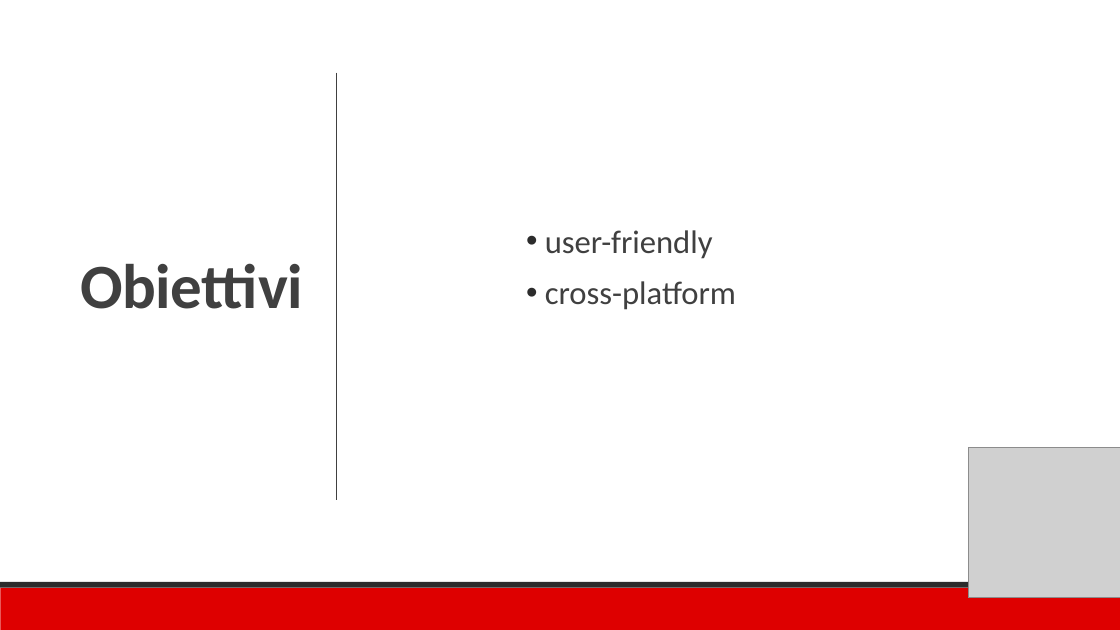
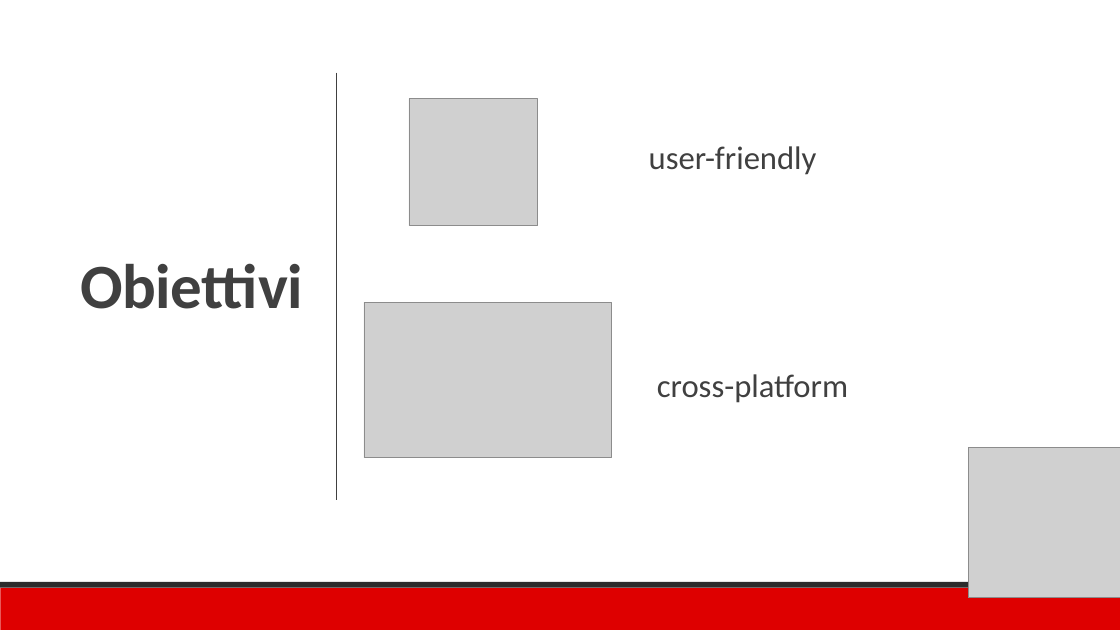
Before and after one commit to ddauny/hypebest, a slide deck: slide 4 of hypebest/presentazioneLast.pptx. Drawn at 1120x630 pixels with LibreOffice and Linux fonts; fonts in the diff are those of the drawing; grey boxes stand for pictures. Boxes give left, top, right and bottom in pixels: in the first picture for what was removed or moved away, otherwise in the second. Text is boxed around its words. In the diff, an @@ line names an element or a change of style, - is before the commit and + after.

```diff
--- a/hypebest/presentazioneLast.pptx
+++ b/hypebest/presentazioneLast.pptx
@@ picture added at [409,98,538,225] @@
@@ subtitle "user-friendly": place and size @@
-subtitle "user-friendly" at [545,230,736,310]
+subtitle "user-friendly" at [649,146,817,175]
@@ subtitle "user-friendly" at [649,146,817,175]: bullet • to none @@
@@ subtitle at [545,281,736,310]: paragraph removed @@
-• cross-platform
@@ picture added at [364,302,612,458] @@
@@ text added at [657,374,848,403], 28 pt, text #404040 @@
+cross-platform
```
Also in this commit, not shown: 7 other slides changed, 1 slide added.
